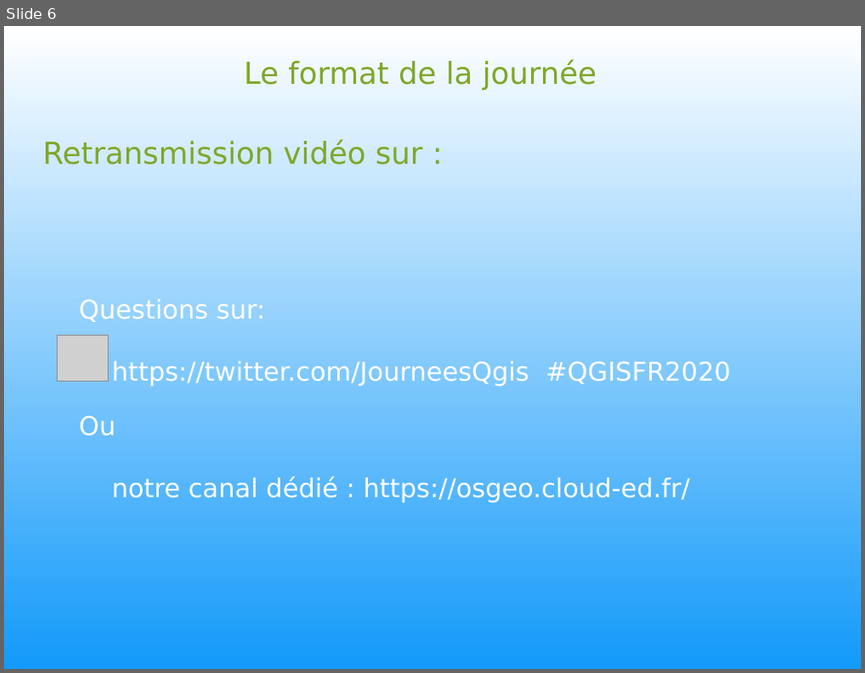
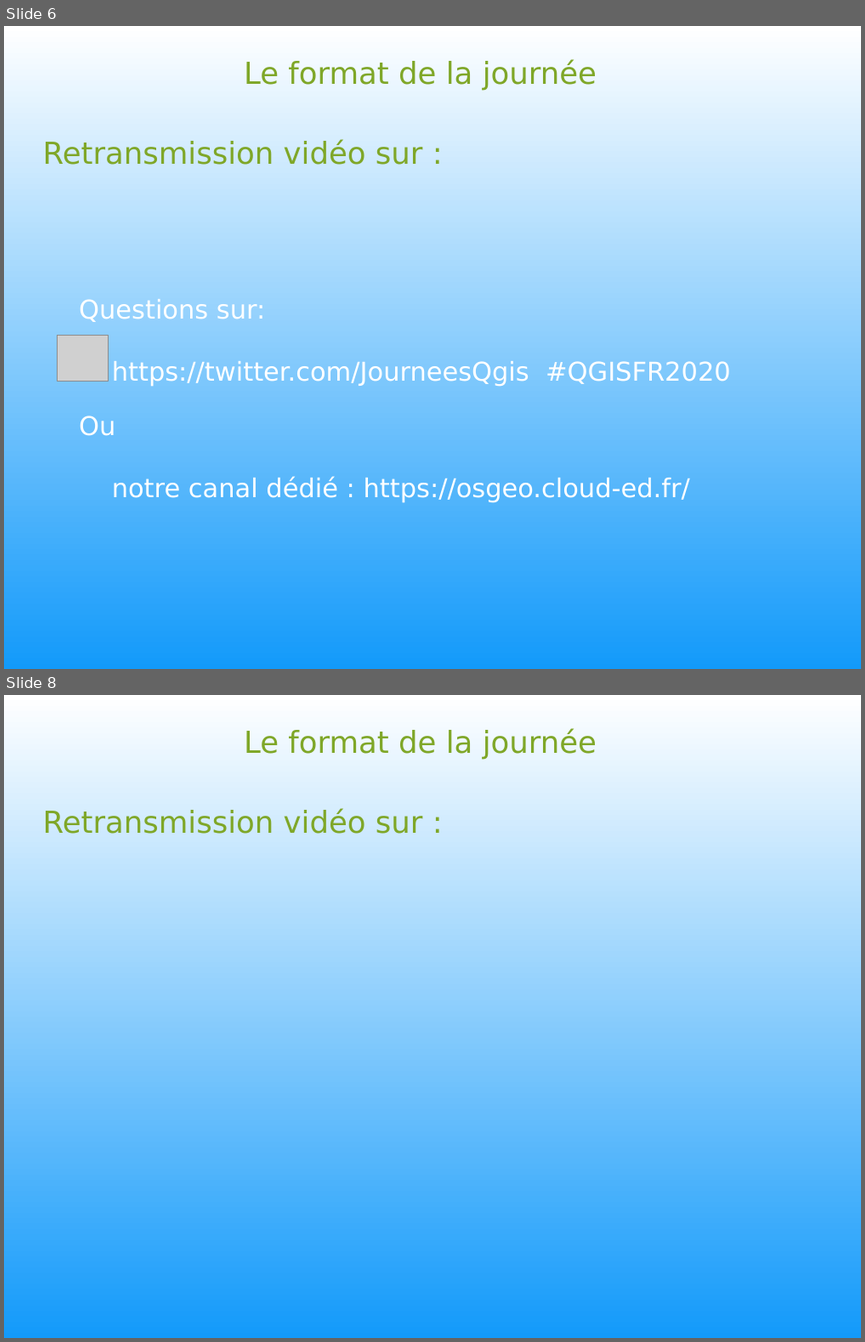
Before and after one commit to OSGeo-fr/QGIS-user-fr, a slide deck: 2020/Conf_QGIS/00_presentation.odp. Shown one above the other, each under a label of ours: slide 6 before the commit, slides 6 and 8 after it; the slides between them are not shown. The pictures are 865x673 and 865x1342 pixels, drawn with LibreOffice and Linux fonts; fonts in the diff are those of the drawing; grey boxes stand for pictures; background and template pictures are left out. Boxes give left, top, right and bottom in pixels: in the first picture for what was removed or moved away, otherwise in the second. Text is boxed around its words. In the diff, an @@ line names an element or a change of style, - is before the commit and + after.

```diff
--- a/2020/Conf_QGIS/00_presentation.odp
+++ b/2020/Conf_QGIS/00_presentation.odp
@@ slide 8 added at (4, 695, 861, 1338), background picture (left out) @@
@@ text added at (244, 729, 596, 760), 28 pt, text #7FA728 @@
+Le format de la journée
@@ text added at (43, 808, 423, 834), 28 pt, text #7FA728 @@
+Retransmission vidéo sur :
```
Also in this commit, not shown: 3 other slides added.
